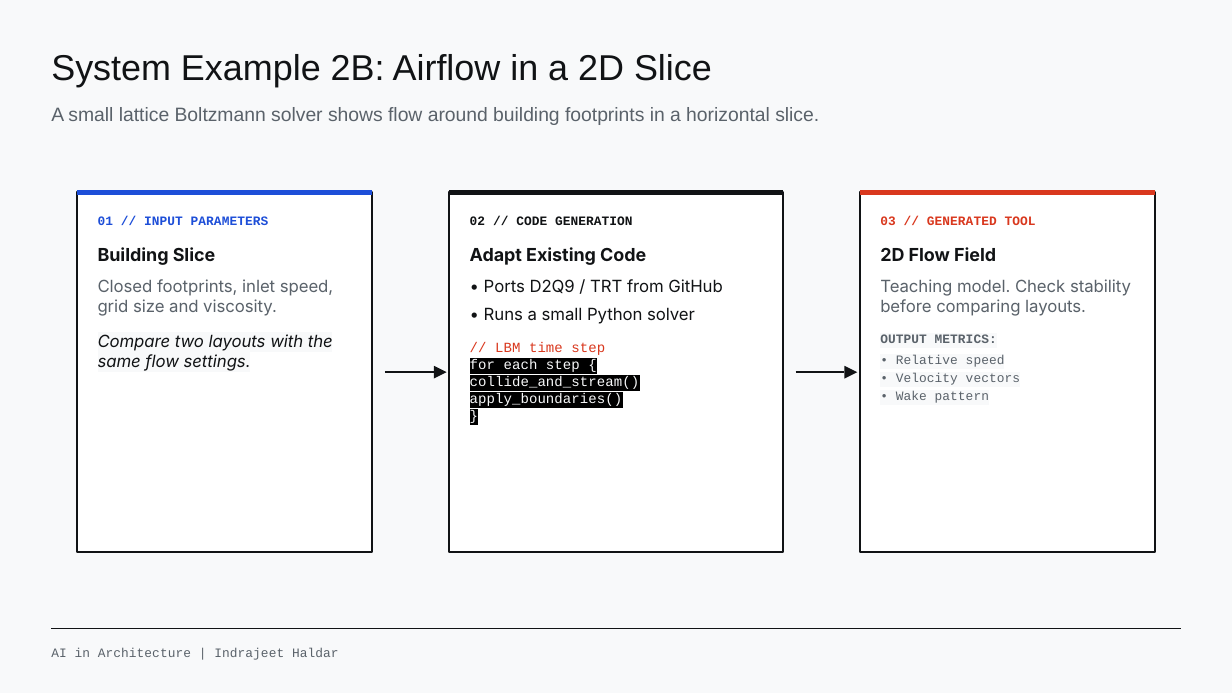
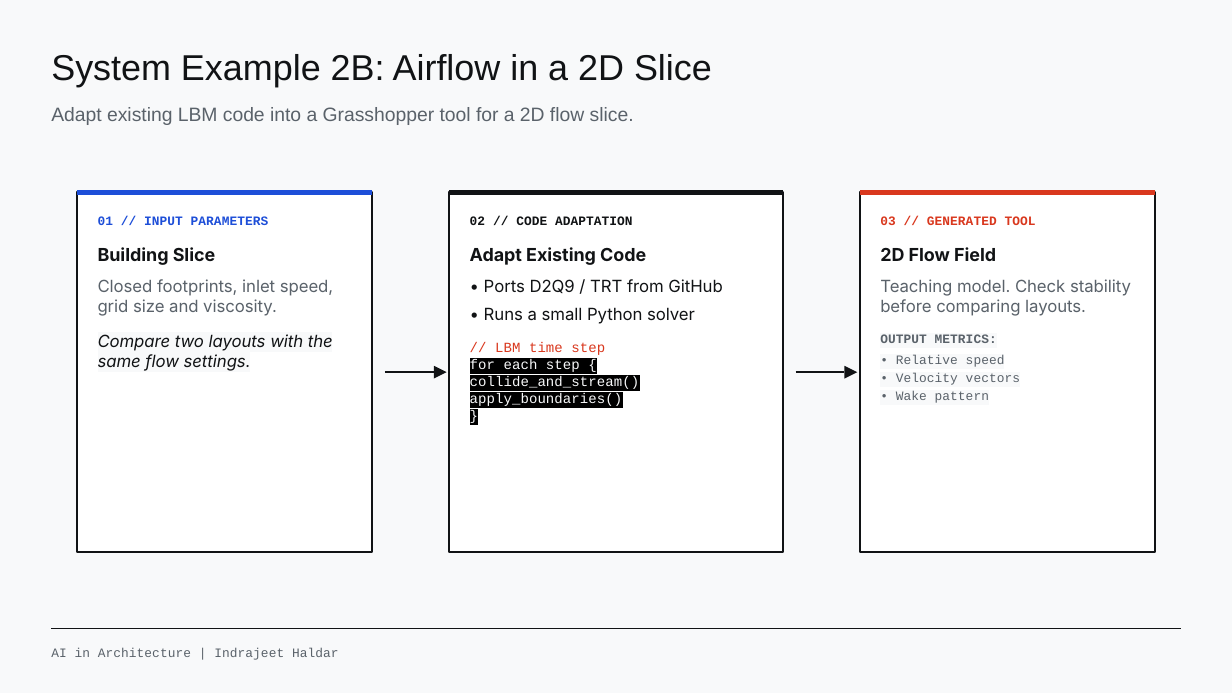
Before and after one commit to range-et/AI_arch_resources, a slide deck: slide 19 of AI in Architecture - Presentation.pptx. Drawn at 1232x693 pixels with LibreOffice and Linux fonts; fonts in the diff are those of the drawing; background and template pictures are left out. Boxes give left, top, right and bottom in pixels: in the first picture for what was removed or moved away, otherwise in the second. Text is boxed around its words. In the diff, an @@ line names an element or a change of style, - is before the commit and + after.

```diff
--- a/AI in Architecture - Presentation.pptx
+++ b/AI in Architecture - Presentation.pptx
@@ text at box(51, 107, 634, 125): text changed @@
-A small lattice Boltzmann solver shows flow around building footprints in a horizontal slice.
+Adapt existing LBM code into a Grasshopper tool for a 2D flow slice.
@@ text at box(470, 216, 633, 225): text changed @@
-02 // CODE GENERATION
+02 // CODE ADAPTATION
```
Also in this commit, not shown: 5 other slides changed, 48 other files.
